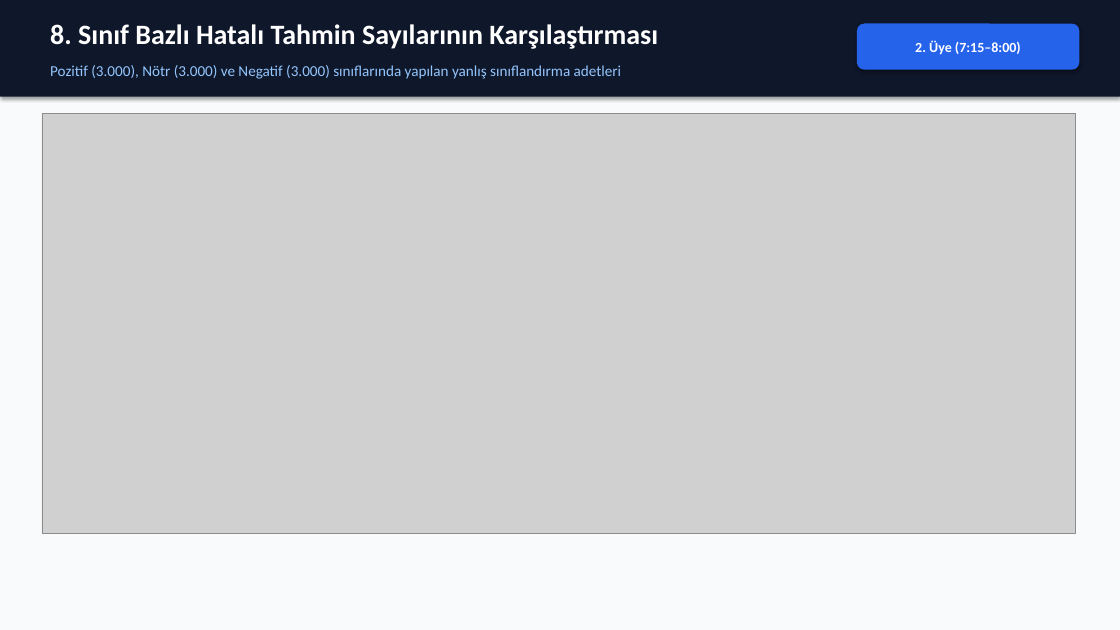
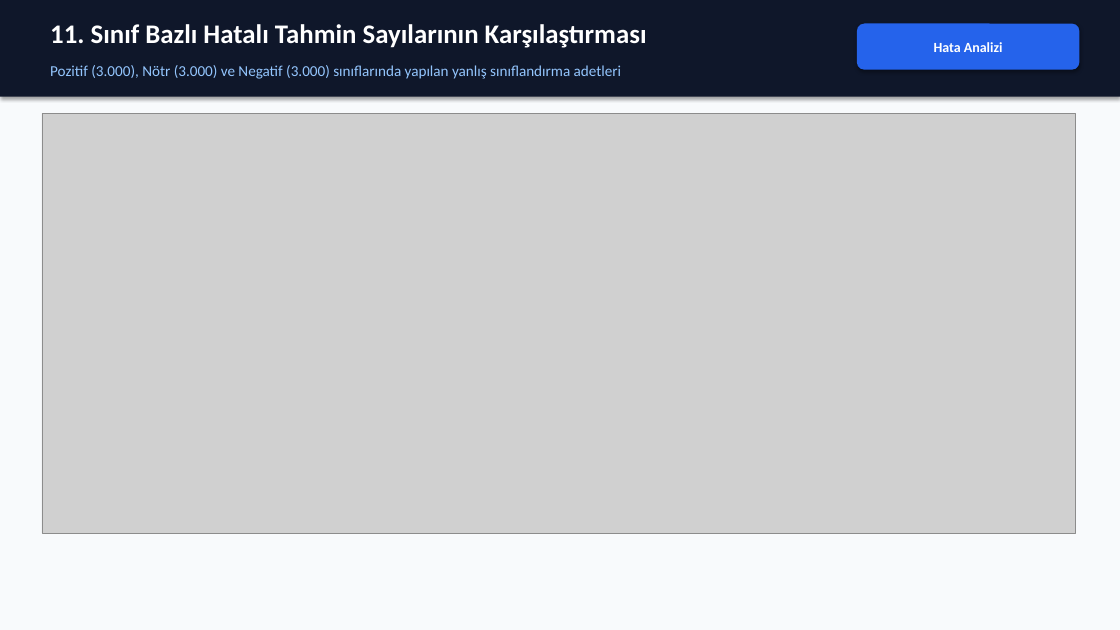
Before and after one commit to erenaksoyy/BIM448_Duygu_Analizi_Projesi, a slide deck: slide 12 of 4_Rapor_ve_Gorseller/BIM448_Proje_Sunumu.pptx (slide 9 before the commit). Drawn at 1120x630 pixels with LibreOffice and Linux fonts; fonts in the diff are those of the drawing; grey boxes stand for pictures. Boxes give left, top, right and bottom in pixels: in the first picture for what was removed or moved away, otherwise in the second. Text is boxed around its words. In the diff, an @@ line names an element or a change of style, - is before the commit and + after.

```diff
--- a/4_Rapor_ve_Gorseller/BIM448_Proje_Sunumu.pptx
+++ b/4_Rapor_ve_Gorseller/BIM448_Proje_Sunumu.pptx
@@ text at <box>50,24,647,48</box>: text changed; size 24 to 23 pt @@
-8. Sınıf Bazlı Hatalı Tahmin Sayılarının Karşılaştırması
+11. Sınıf Bazlı Hatalı Tahmin Sayılarının Karşılaştırması
@@ text in rounded rectangle at <box>934,42,1003,52</box>: text changed @@
-2. Üye (7:15–8:00)
+Hata Analizi
```
Also in this commit, not shown: 11 other slides changed, 3 slides added, 3 other files.
